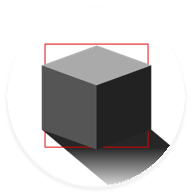
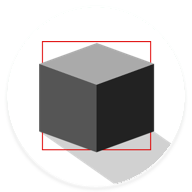
Layers edited between the first and the second w=192, h=192 image:
renamed "icon.png" to "icon512x512.png", painted on it over <box>39,41,171,185</box>
